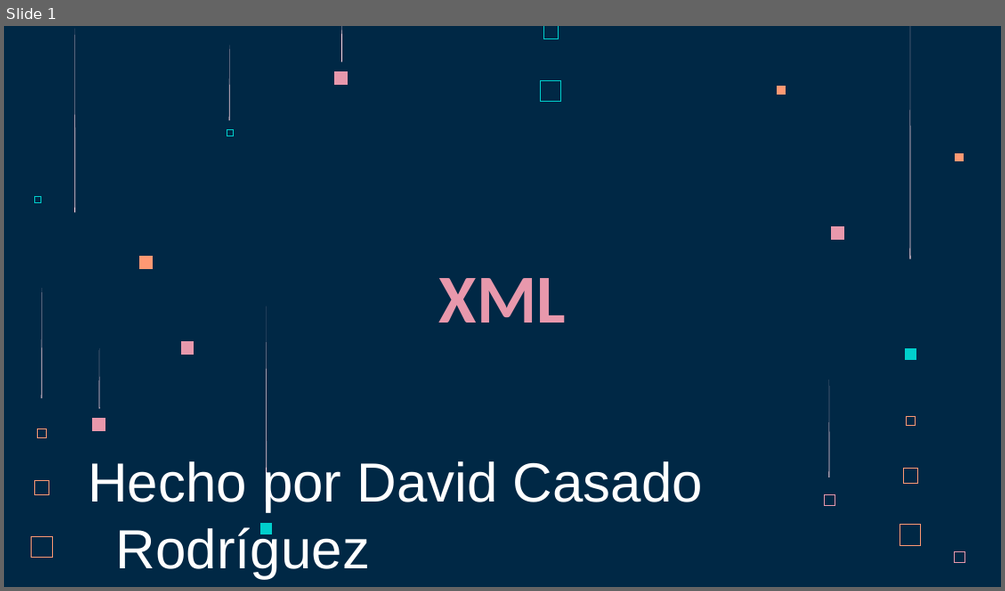
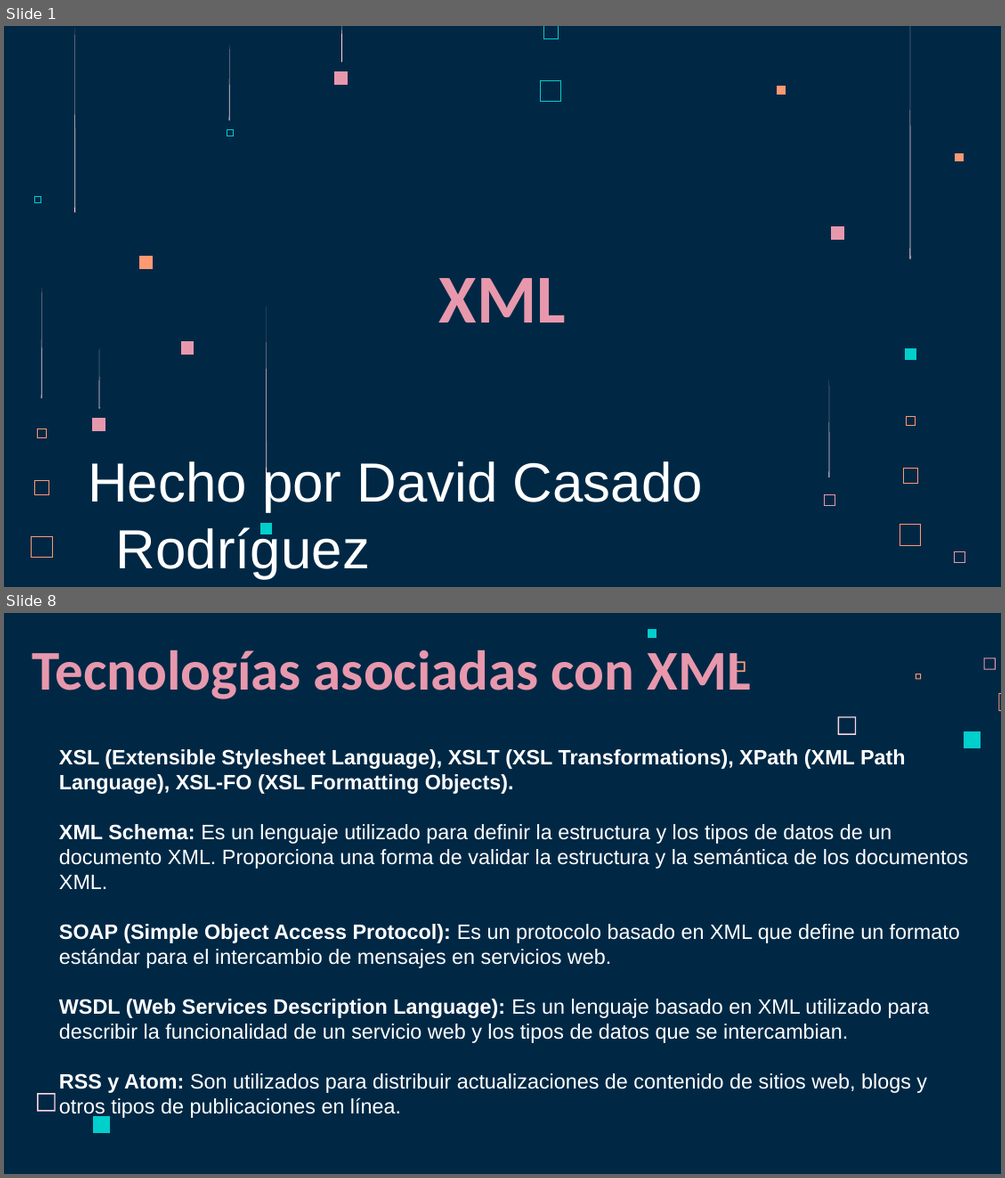
Before and after one commit to dvidCR/Lenguaje-de-Marcas, a slide deck: Tercer_Trimestre/Ejercicios/XML/XML.pptx. Shown one above the other, each under a label of ours: slide 1 before the commit, slides 1 and 8 after it; the slides between them are not shown. The pictures are 1005x591 and 1005x1178 pixels, drawn with LibreOffice and Linux fonts; fonts in the diff are those of the drawing. Boxes give left, top, right and bottom in pixels: in the first picture for what was removed or moved away, otherwise in the second. Text is boxed around its words. In the diff, an @@ line names an element or a change of style, - is before the commit and + after.

```diff
--- a/Tercer_Trimestre/Ejercicios/XML/XML.pptx
+++ b/Tercer_Trimestre/Ejercicios/XML/XML.pptx
@@ slide 8 added at (4, 613, 1001, 1174), background #002845 @@
@@ freeform shape added at (647, 629, 657, 638), fill #00CFCC @@
@@ title added at (32, 649, 751, 699), 54 pt, text #E898AC, bold @@
+Tecnologías asociadas con XML
@@ freeform shape added at (735, 662, 745, 672), fill #FF9973 @@
@@ freeform shape added at (984, 657, 995, 670), fill #E898AC @@
@@ freeform shape added at (915, 674, 922, 680), fill #FF9973 @@
@@ freeform shape added at (838, 716, 856, 734), fill #FFD6E1 @@
@@ freeform shape added at (998, 693, 1001, 711), fill #FF9973 @@
@@ freeform shape added at (963, 732, 980, 749), fill #00CFCC @@
@@ text added at (59, 749, 968, 1114), 20 pt, text #FFFFFF @@
+XSL (Extensible Stylesheet Language), XSLT (XSL Transformations), XPath (XML Path Language), XSL-FO (XSL Formatting Objects).
+XML Schema: Es un lenguaje utilizado para definir la estructura y los tipos de datos de un documento XML. Proporciona una forma de validar la estructura y la semántica de los documentos XML.
+SOAP (Simple Object Access Protocol): Es un protocolo basado en XML que define un formato estándar para el intercambio de mensajes en servicios web.
+WSDL (Web Services Description Language): Es un lenguaje basado en XML utilizado para describir la funcionalidad de un servicio web y los tipos de datos que se intercambian.
+RSS y Atom: Son utilizados para distribuir actualizaciones de contenido de sitios web, blogs y otros tipos de publicaciones en línea.
@@ freeform shape added at (37, 1093, 55, 1111), fill #FFD6E1 @@
@@ freeform shape added at (93, 1116, 110, 1134), fill #00CFCC @@
```
Also in this commit, not shown: 2 slides changed, 6 other slides added.
